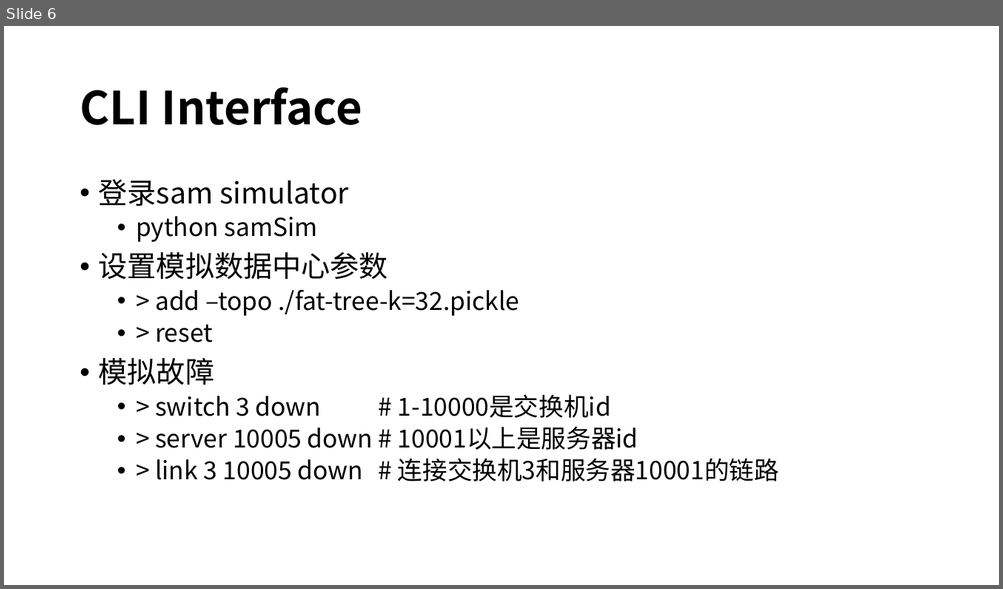
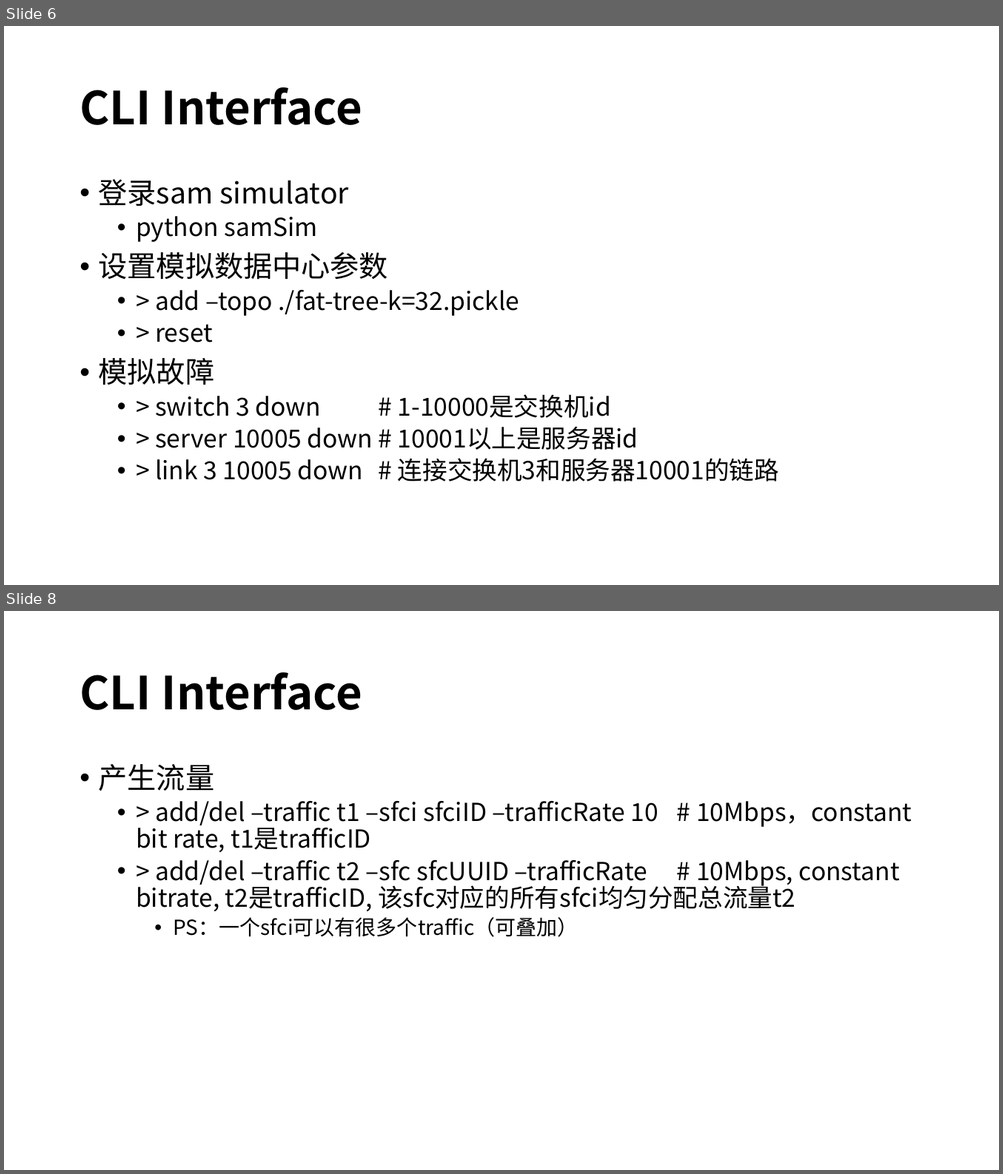
Before and after one commit to magaboomchen/SelfAdaptiveMano, a slide deck: doc/SoftwareDesign/Simulator/SimulatorDesign.pptx. Shown one above the other, each under a label of ours: slide 6 before the commit, slides 6 and 8 after it; the slides between them are not shown. The pictures are 1003x589 and 1003x1174 pixels, drawn with LibreOffice and Linux fonts; fonts in the diff are those of the drawing. Boxes give left, top, right and bottom in pixels: in the first picture for what was removed or moved away, otherwise in the second. Text is boxed around its words. In the diff, an @@ line names an element or a change of style, - is before the commit and + after.

```diff
--- a/doc/SoftwareDesign/Simulator/SimulatorDesign.pptx
+++ b/doc/SoftwareDesign/Simulator/SimulatorDesign.pptx
@@ slide 8 added at (x1=4, y1=611, x2=999, y2=1170), background #FFFFFF @@
@@ title added at (x1=79, y1=672, x2=362, y2=710), 44 pt, text #000000, bold @@
+CLI Interface
@@ text added at (x1=99, y1=764, x2=912, y2=937), 24 pt, text #000000 @@
+• 产生流量
+  • > add/del –traffic t1 –sfci sfciID –trafficRate 10 # 10Mbps，constant bit rate, t1是trafficID
+  • > add/del –traffic t2 –sfc sfcUUID –trafficRate # 10Mbps, constant bitrate, t2是trafficID, 该sfc对应的所有sfci均匀分配总流量t2
+    • PS：一个sfci可以有很多个traffic（可叠加）
```
Also in this commit, not shown: 1 slide changed, 1 other slide added, 1 other file.
